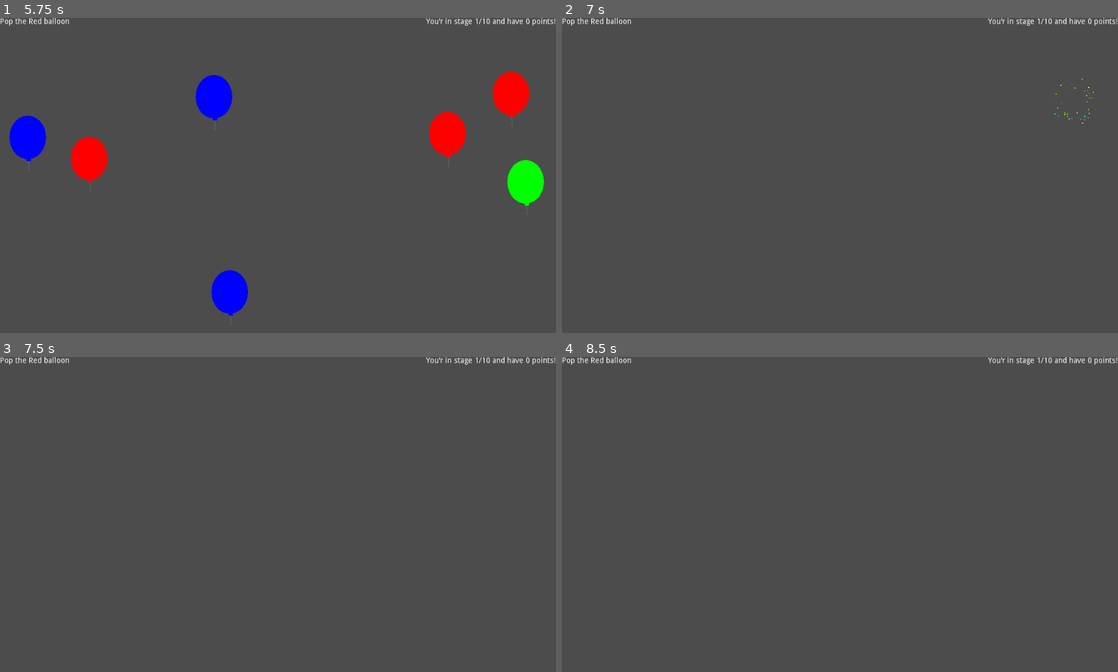
Above: before the commit, frames 1-4 (two rows, left to right).
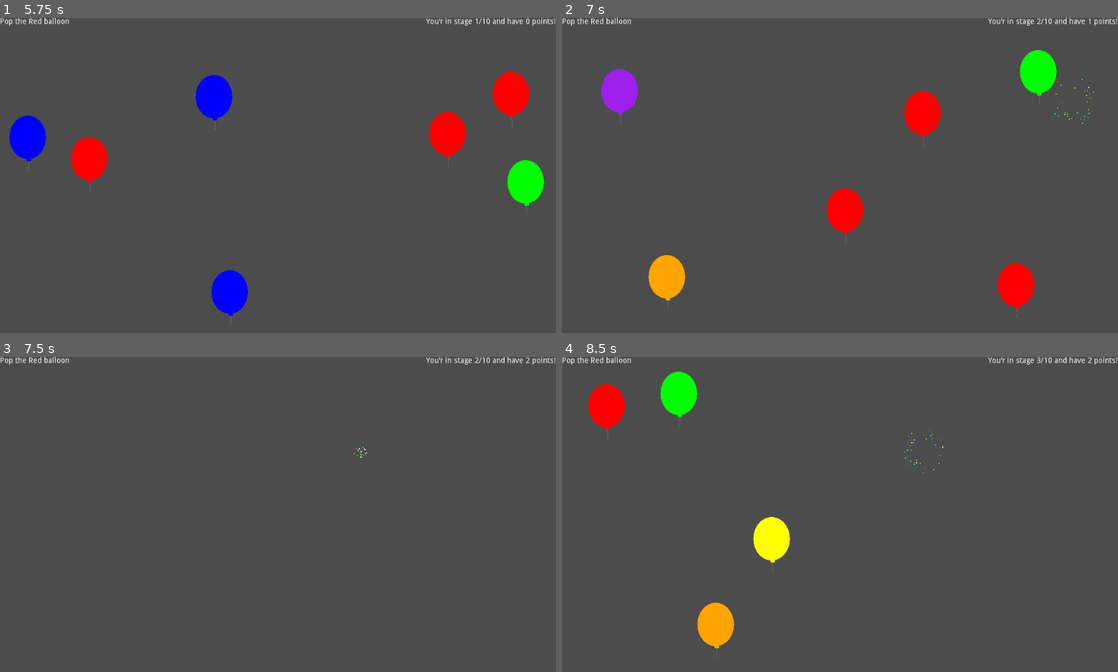
Above: after the commit, the same moments.

Repository: letsgamedev/Suffragium
Game: Godot game, scene res://menu/emptySzene.tscn
Same seed, same stepped clock (60 frames per second), same inputs: the game is played once before the commit and once after it. The engine's default icon, where the game draws it, is replaced by a stand-in: a white triangle on a blue panel in a dark square.
Inputs (mouse positions are in pixels of both pictures, inside the frame that each line leads up to):
- Up to frame 1 (5.75 s): click "i" at 0.5 s; click "OK" at 1.25 s; click "i" at 2 s; click "OK" at 2.75 s; click "i" at 3.5 s; click "OK" at 4.25 s; click "Load" at 5 s
- Up to frame 2 (7 s): click (1073, 99) at 5.75 s
- Up to frame 3 (7.5 s): click (361, 454) at 7.27 s
- Up to frame 4 (8.5 s): no input

Frame 1 is identical in both runs. In frame 2, 4.4% of the frame differs, in the area x 7-96%, y 0-94%; in frame 3, less than 0.1%; in frame 4, 3.0%.
Error before the commit: Attempt to call function 'start' in base 'null instance' on a null instance. (res://games/testgame/balloonPop.gd:93)

Commit message:
fix typo in game/games/testgame/balloonPop.gd
Co-authored-by: Christopher Kanitz <ckanitz@users.noreply.github.com>

Diff:
--- a/game/games/testgame/balloonPop.gd
+++ b/game/games/testgame/balloonPop.gd
@@ -20,7 +20,7 @@
 var search_color: Color
 
 onready var _timer := $Timer
-onready var _respawn_timer := $respawnTimer
+onready var _respawn_timer := $RespawnTimer
 onready var _color_label := $VBoxContainer/HBoxContainer/ColorLabel
 onready var _status_label := $VBoxContainer/HBoxContainer/StatusLabel
 onready var _area := $VBoxContainer/balloonArea
